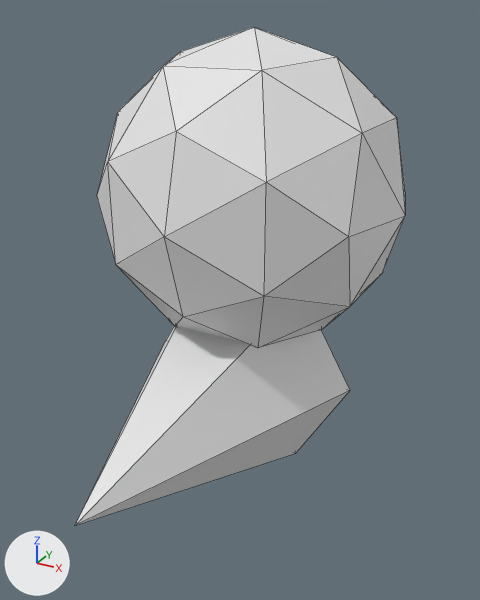
What one commit did to the glTF model project/assets/models/effects/projectile.glb.
One viewpoint serves both versions: a camera (50 mm lens) standing at (0.157, -0.299, 0.088) and looking at (0.007, -0.026, -0.048). The axes (+X, +Y, +Z) are drawn at lower left. The lights are the same throughout. The picture after the commit comes second. Mesh edges are drawn as thin lines. Where no turn or scale is listed for an object, it has been applied to the vertices.

The first picture shows 'geometry_0'.
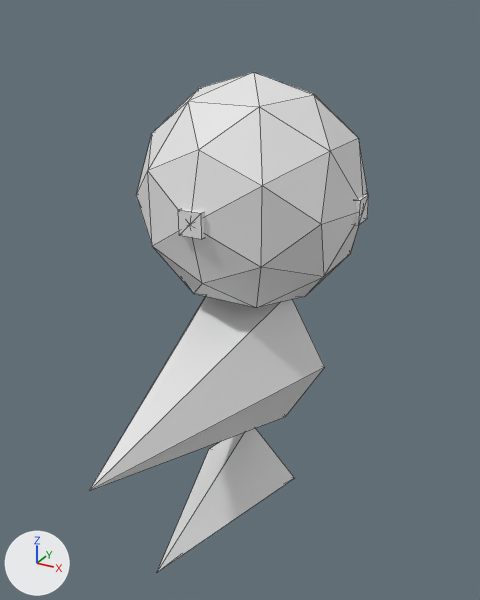
Where the change shows, as pixel boxes (x1, y1, x2, y2) in the pictures (480 x 600 px):
'geometry_0', reshaped (15% narrower): before (75, 27, 405, 526); after (89, 72, 369, 572)
part 1 of me_geometry_0, added: after (136, 72, 367, 308)
part 2 of me_geometry_0, added: after (89, 297, 325, 491)
part 3 of me_geometry_0, added: after (353, 194, 369, 225)
part 4 of me_geometry_0, added: after (178, 208, 205, 239)
part 5 of me_geometry_0, deleted: before (97, 27, 405, 348)
part 6 of me_geometry_0, deleted: before (75, 326, 350, 526)
part 7 of me_geometry_0, added: after (157, 428, 294, 572)

Diff of the bpy script that builds the scene:
```diff
--- a/project/assets/models/effects/projectile.glb.py
+++ b/project/assets/models/effects/projectile.glb.py
@@ me_geometry_0 @@
 # used by ob_geometry_0; location = (0.0, 0.0, 0.0)
 # verts and faces of me_geometry_0; kept vertices keep their numbers, new ones are numbered from 50
-me_geometry_0.from_pydata(...)  # 50 vertices, 92 faces; spans x -0.08..0.08, y -0.15..0.08, z -0.152..0.08
+me_geometry_0.from_pydata(...)  # 114 vertices, 204 faces; spans x -0.06..0.06, y -0.14..0.06, z -0.2..0.06
+# me_geometry_0 part 1: a new loose piece, an icosphere of 80 faces spanning x -0.06..0.06, y -0.06..0.06, z -0.06..0.06
+# me_geometry_0 part 2: a new loose piece, a 6-sided cone pointing to -y spanning x -0.045..0.045, y -0.14..0.0, z -0.129..-0.051
+# me_geometry_0 part 3: a new loose piece, a box spanning x -0.06..0.06, y -0.006..0.006, z -0.006..0.006
+# me_geometry_0 part 4: a new loose piece, a box spanning x -0.006..0.006, y -0.06..0.06, z -0.006..0.006
+# me_geometry_0 part 5: the loose piece of 42 vertices spanning x -0.08..0.08, y -0.08..0.08, z -0.08..0.08 is deleted
+# me_geometry_0 part 6: the loose piece of 8 vertices spanning x -0.06..0.06, y -0.15..0.0, z -0.152..-0.048 is deleted
+# me_geometry_0 part 7
+verts[50] = (0.0, 0.0, -0.17)
+verts[51] = (0.03, 0.0, -0.17)  # pixel (294, 478)
+verts[52] = (0.0, -0.1, -0.17)  # pixel (156, 572)
+verts[53] = (0.0, 0.0, -0.14)
+verts[54] = (-0.03, 0.0, -0.17)  # pixel (209, 448)
+verts[55] = (0.0, 0.0, -0.2)
+faces += [(50, 53, 51), (51, 53, 52), (50, 54, 53), (52, 53, 54), (50, 55, 54), (52, 54, 55)]
+faces += [(50, 51, 55), (51, 52, 55)]
+# other edits to the shape of me_geometry_0 do not show in these pictures
```
